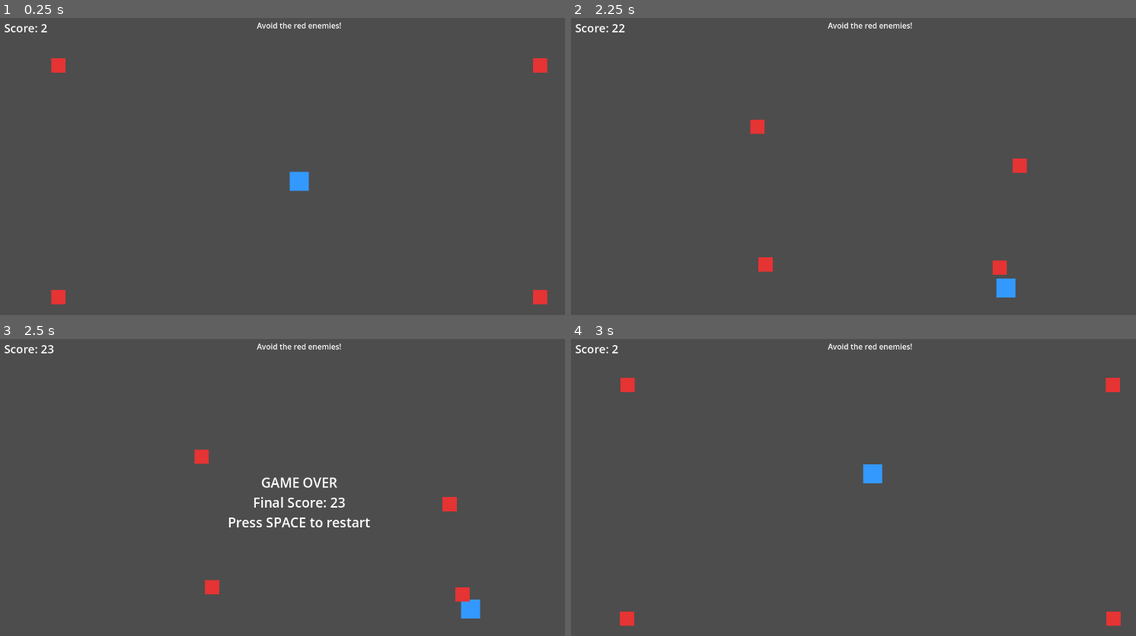
Above: before the commit, frames 1-4 (two rows, left to right).
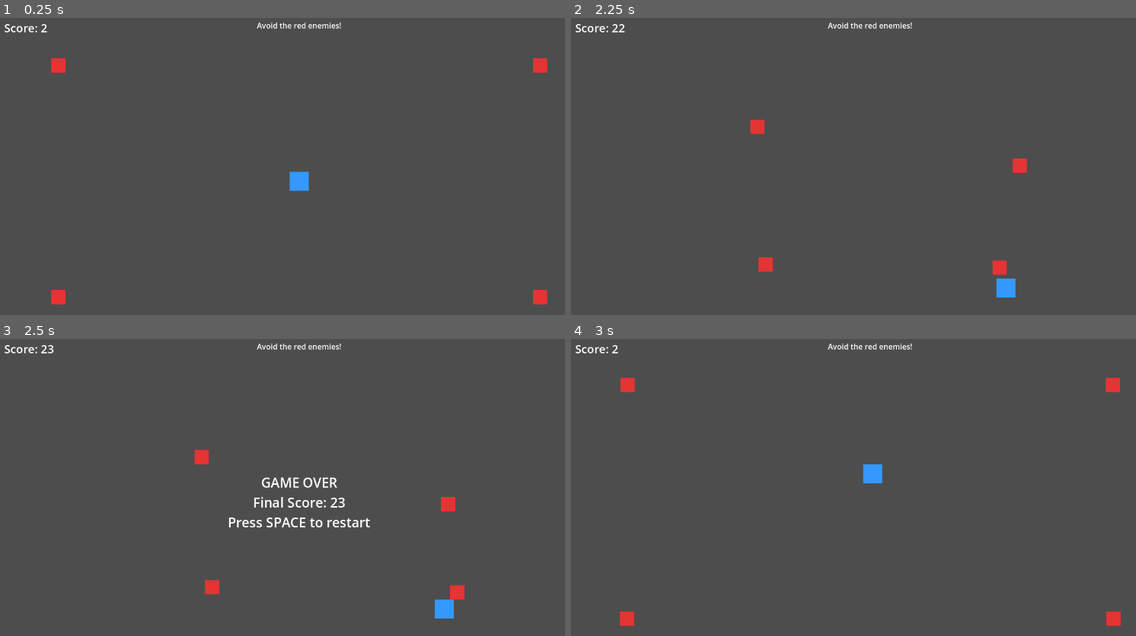
Above: after the commit, the same moments.

Repository: aryavolkan/evolve
Game: Godot game, scene res://main.tscn
Two runs of this game, one before a commit and one after it. Both use one fixed random seed, a clock stepped at 60 frames per second and the inputs below.
Inputs:
- Up to frame 1 (0.25 s): no input
- Up to frame 2 (2.25 s): tap Enter (ui_accept) at 0.5, 0.77, 1.52 s; hold Right (ui_right) 0.53-1.28 s; hold Down (ui_down) 1.28-2.03 s; hold Right (ui_right) from 2.03 s (still down)
- Up to frame 3 (2.5 s): keep holding Right (ui_right)
- Up to frame 4 (3 s): tap Space at 2.75 s; release Right (ui_right) at 2.78 s; hold Up (ui_up) from 2.78 s (still down)

Frames 1-2 are identical in both runs. In frame 3, 0.6% of the frame differs, in the area x 34-86%, y 37-95%; in frame 4, nothing differs.

Commit message:
Add difficulty scaling and fix invincibility power-up
Difficulty scaling:
- Enemy speed increases from 150 to 300 as score approaches 500
- Spawn interval decreases from 50 to 20 points
- Uses linear interpolation for smooth progression

Invincibility fix:
- Enemies now die when touching invincible player
- Fixed bug where enemy directly emitted hit signal, bypassing
  invincibility check

Co-Authored-By: Claude Opus 4.5 <noreply@anthropic.com>

Diff:
--- a/enemy.gd
+++ b/enemy.gd
@@ -19,5 +19,5 @@
 		var collision = get_slide_collision(i)
 		var collider = collision.get_collider()
 		if collider.is_in_group("player"):
-			player.hit.emit()
+			player.on_enemy_collision(self)
 			return
--- a/main.gd
+++ b/main.gd
@@ -9,6 +9,13 @@
 
 const POWERUP_DURATION: float = 5.0
 const SLOW_MULTIPLIER: float = 0.5
+
+# Difficulty scaling
+const BASE_ENEMY_SPEED: float = 150.0
+const MAX_ENEMY_SPEED: float = 300.0
+const BASE_SPAWN_INTERVAL: float = 50.0
+const MIN_SPAWN_INTERVAL: float = 20.0
+const DIFFICULTY_SCALE_SCORE: float = 500.0  # Score at which difficulty is maxed
 
 @onready var score_label: Label = $CanvasLayer/UI/ScoreLabel
 @onready var game_over_label: Label = $CanvasLayer/UI/GameOverLabel
@@ -33,14 +40,27 @@
 
 	if score >= next_spawn_score:
 		spawn_enemy()
-		next_spawn_score += 50.0
+		var spawn_interval = get_scaled_spawn_interval()
+		next_spawn_score += spawn_interval
 
 	if score >= next_powerup_score:
 		spawn_powerup()
 		next_powerup_score += 40.0
 
+func get_difficulty_factor() -> float:
+	return clampf(score / DIFFICULTY_SCALE_SCORE, 0.0, 1.0)
+
+func get_scaled_enemy_speed() -> float:
+	var factor = get_difficulty_factor()
+	return lerpf(BASE_ENEMY_SPEED, MAX_ENEMY_SPEED, factor)
+
+func get_scaled_spawn_interval() -> float:
+	var factor = get_difficulty_factor()
+	return lerpf(BASE_SPAWN_INTERVAL, MIN_SPAWN_INTERVAL, factor)
+
 func spawn_enemy() -> void:
 	var enemy = enemy_scene.instantiate()
+	enemy.speed = get_scaled_enemy_speed()
 
 	# Spawn at random edge position
 	var side = randi() % 4
--- a/player.gd
+++ b/player.gd
@@ -38,11 +38,17 @@
 		var collision = get_slide_collision(i)
 		var collider = collision.get_collider()
 		if collider.is_in_group("enemy"):
-			_trigger_hit()
+			on_enemy_collision(collider)
 			return
 
+func on_enemy_collision(enemy: Node) -> void:
+	if is_invincible:
+		enemy.queue_free()
+		return
+	_trigger_hit()
+
 func _trigger_hit() -> void:
-	if is_hit or is_invincible:
+	if is_hit:
 		return
 	is_hit = true
 	hit.emit()
Not shown, changed: CLAUDE.md
